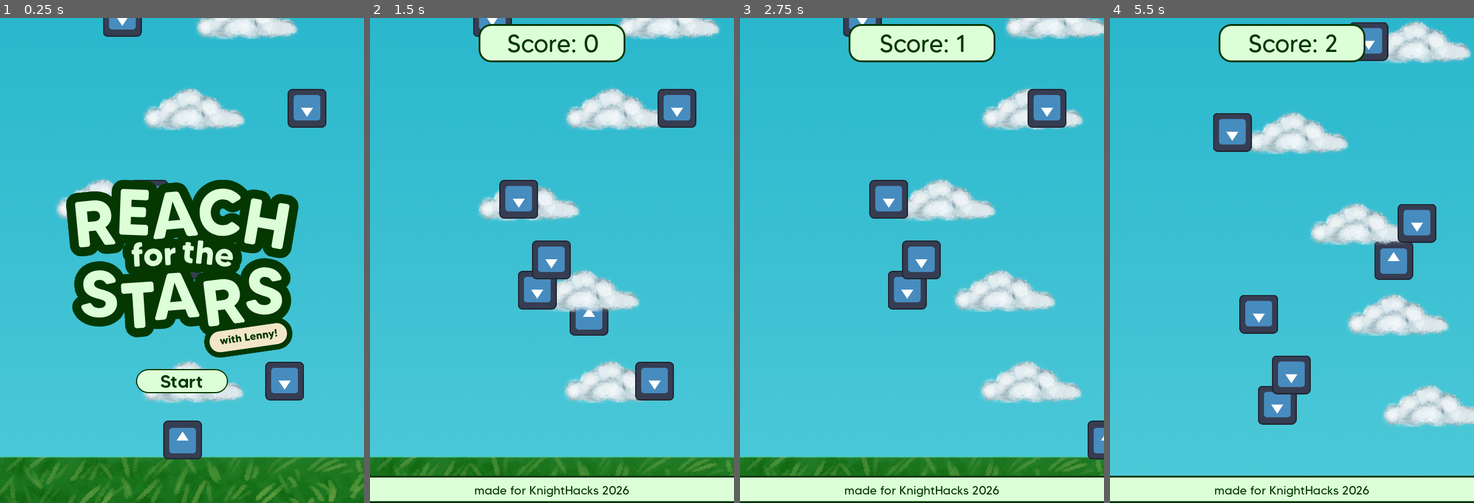
Above: before the commit, frames 1-4 (left to right).
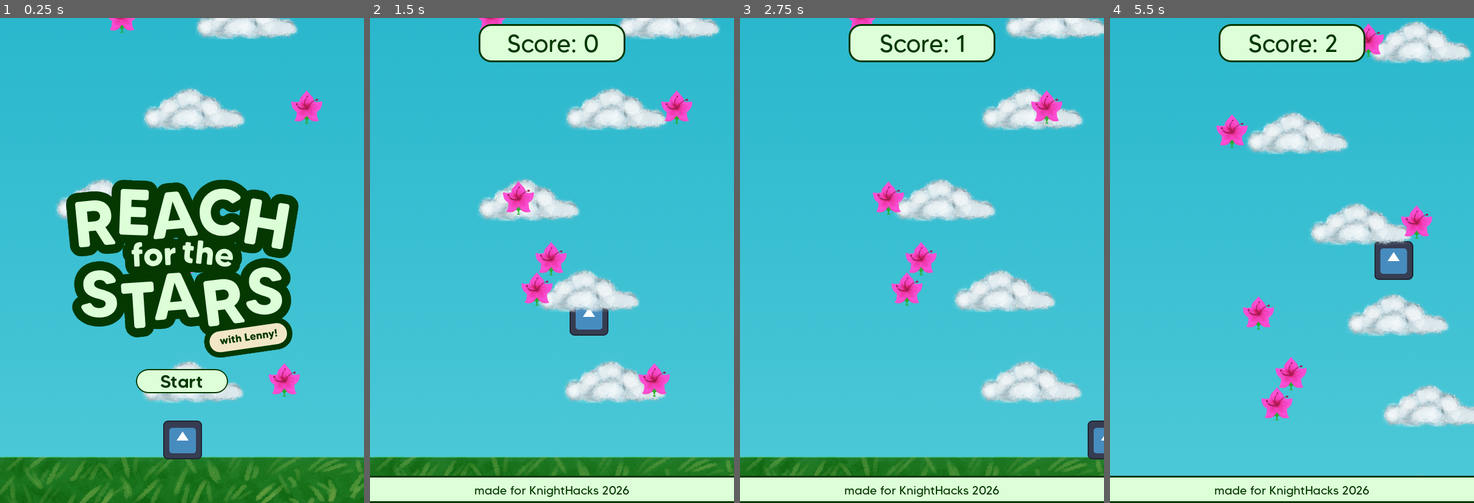
Above: after the commit, the same moments.

Repository: hannahjmc/KnightHacks2026
Game: Godot game, scene res://Scenes/main.tscn
The game is run twice, just before and just after one commit, with the same random seed, the same clock (stepped at 60 frames per second) and the same inputs. The engine's default icon, where the game draws it, is replaced by a stand-in: a white triangle on a blue panel in a dark square.
Inputs:
- Up to frame 1 (0.25 s): no input
- Up to frame 2 (1.5 s): click "Start" at 0.5 s; tap Enter (ui_accept) at 1.25 s; hold Right (ui_right) from 1.28 s (still down)
- Up to frame 3 (2.75 s): keep holding Right (ui_right); tap Enter (ui_accept) at 1.52, 2.27 s
- Up to frame 4 (5.5 s): release Right (ui_right) at 2.78 s; hold Left (ui_left) 2.78-3.53 s; hold Right (ui_right) 3.53-5.03 s; tap Enter (ui_accept) at 3.77, 4.52, 5.27 s; hold Left (ui_left) from 5.03 s (still down)

The runs differ from the first frame. In frame 1, 2.2% of the frame differs, in the area x 28-90%, y 0-79%; in frame 2, 4.3%; in frame 3, 3.5%; in frame 4, 4.7%, in the area x 28-90%, y 0-84%.

Commit message:
Update coin.tscn
coin

Diff:
--- a/Scenes/coin.tscn
+++ b/Scenes/coin.tscn
@@ -1,7 +1,7 @@
 [gd_scene format=3 uid="uid://duytcc3too7d2"]
 
 [ext_resource type="Script" uid="uid://cf08fpw8njsev" path="res://Scripts/coin.gd" id="1_jgi06"]
-[ext_resource type="Texture2D" uid="uid://ce5l00hhda6t1" path="res://icon.svg" id="2_jgi06"]
+[ext_resource type="Texture2D" uid="uid://d0x361r25m04j" path="res://Sprites/coin.png" id="2_jgi06"]
 
 [sub_resource type="CircleShape2D" id="CircleShape2D_jgi06"]
 
@@ -24,7 +24,6 @@
 
 [node name="Sprite2D" type="Sprite2D" parent="CollisionShape2D" unique_id=2004326840]
 z_index = 10
-rotation = -3.1415925
 scale = Vector2(0.5, 0.5)
 texture = ExtResource("2_jgi06")
 
--- a/Scenes/main.tscn
+++ b/Scenes/main.tscn
@@ -201,7 +201,6 @@
 text = "made for KnightHacks 2026"
 
 [node name="GameOver" type="Node2D" parent="." unique_id=476651057 node_paths=PackedStringArray("game_over_canvas", "score", "reset_button")]
-visible = false
 script = ExtResource("7_6bp64")
 game_over_canvas = NodePath("GameOverCanvas")
 score = NodePath("../ScoreCanvas/Panel/Score")
@@ -251,9 +250,9 @@
 anchor_right = 0.5
 anchor_bottom = 0.5
 offset_left = 23.0
-offset_top = -18.0
+offset_top = -9.0
 offset_right = 111.0
-offset_bottom = 24.0
+offset_bottom = 33.0
 grow_horizontal = 2
 grow_vertical = 2
 theme_override_colors/font_color = Color(0.015686275, 0.21960784, 0, 1)
